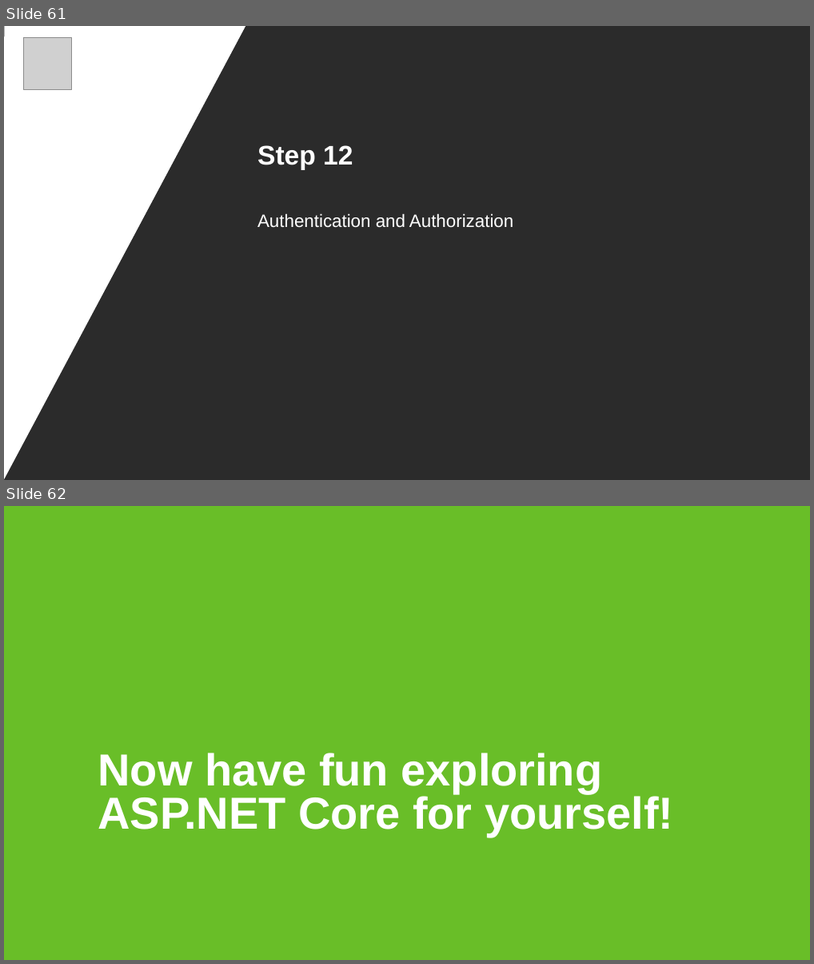
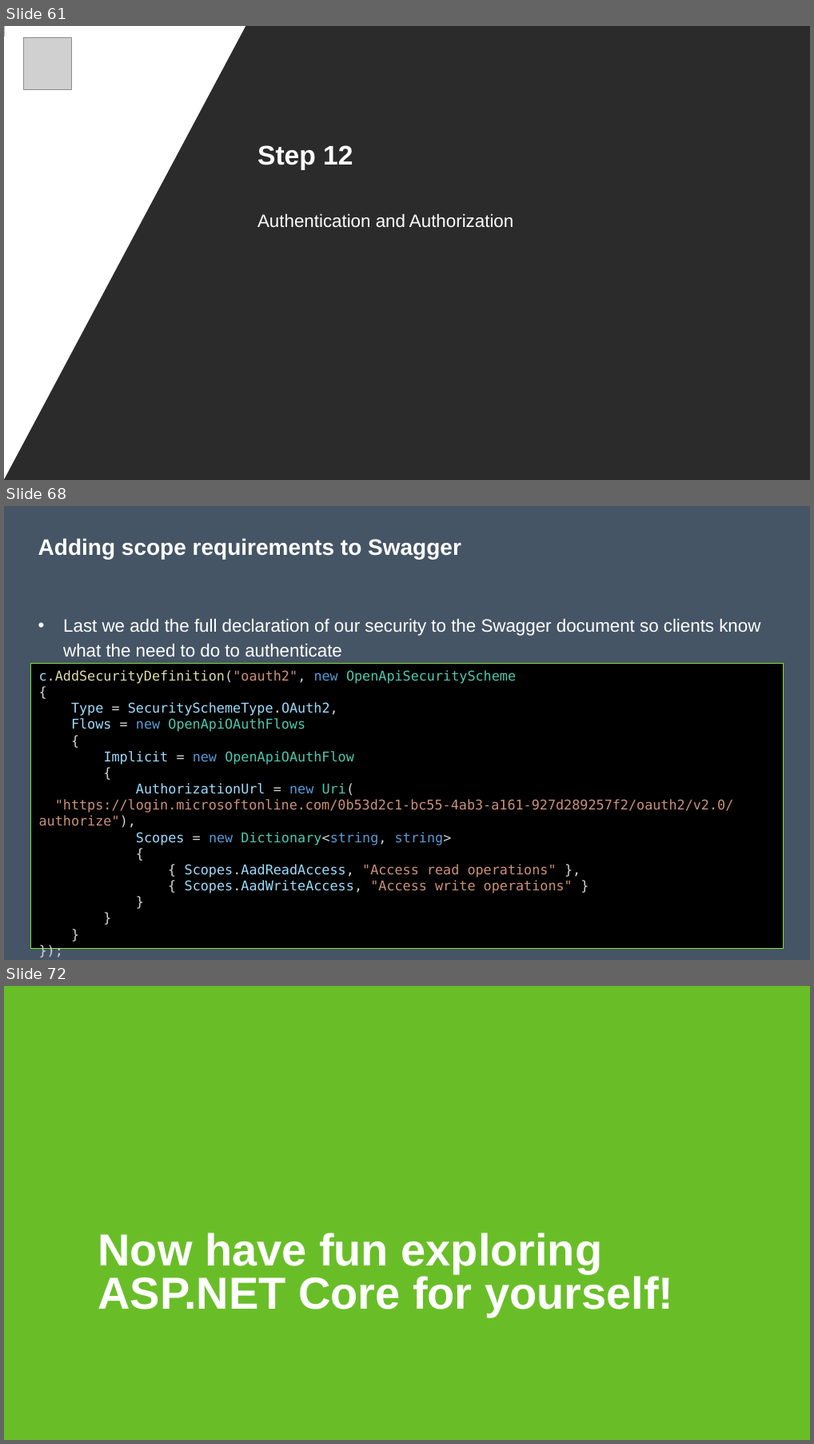
Before and after one commit to nickverschueren/devcruise-2019, a slide deck: Slides/Building an API.pptx. Shown one above the other, each under a label of ours: slides 61 and 62 before the commit, slides 61, 68 and 72 after it; the slides between them are not shown. The pictures are 814x964 and 814x1444 pixels, drawn with LibreOffice and Linux fonts; fonts in the diff are those of the drawing; grey boxes stand for pictures; background and template pictures are left out; a plain dark background stands for a picture behind light text. Boxes give left, top, right and bottom in pixels: in the first picture for what was removed or moved away, otherwise in the second. Text is boxed around its words. In the diff, an @@ line names an element or a change of style, - is before the commit and + after.

```diff
--- a/Slides/Building an API.pptx
+++ b/Slides/Building an API.pptx
@@ slide 68 added at box(4, 506, 810, 960), background #455565 @@
@@ title added at box(38, 538, 462, 559), 20 pt, text #FFFFFF, bold @@
+Adding scope requirements to Swagger
@@ text added at box(63, 619, 761, 656), 16 pt, text #FFFFFF @@
+• Last we add the full declaration of our security to the Swagger document so clients know what the need to do to authenticate
@@ rectangle added at box(30, 664, 783, 948), fill #000000, outline #82DC3C 0.75 pt, 12 pt, text #CE9178 @@
+c.AddSecurityDefinition("oauth2", new OpenApiSecurityScheme
+{
+Type = SecuritySchemeType.OAuth2,
+Flows = new OpenApiOAuthFlows
+{
+Implicit = new OpenApiOAuthFlow
+{
+AuthorizationUrl = new Uri(
+"https://login.microsoftonline.com/0b53d2c1-bc55-4ab3-a161-927d289257f2/oauth2/v2.0/authorize"),
+Scopes = new Dictionary<string, string>
+{
+{ Scopes.AadReadAccess, "Access read operations" },
+{ Scopes.AadWriteAccess, "Access write operations" }
+}
+}
+}
+});
@@ what was slide 62 is now slide 72 @@
```
Also in this commit, not shown: 9 other slides added, 1 other file.
